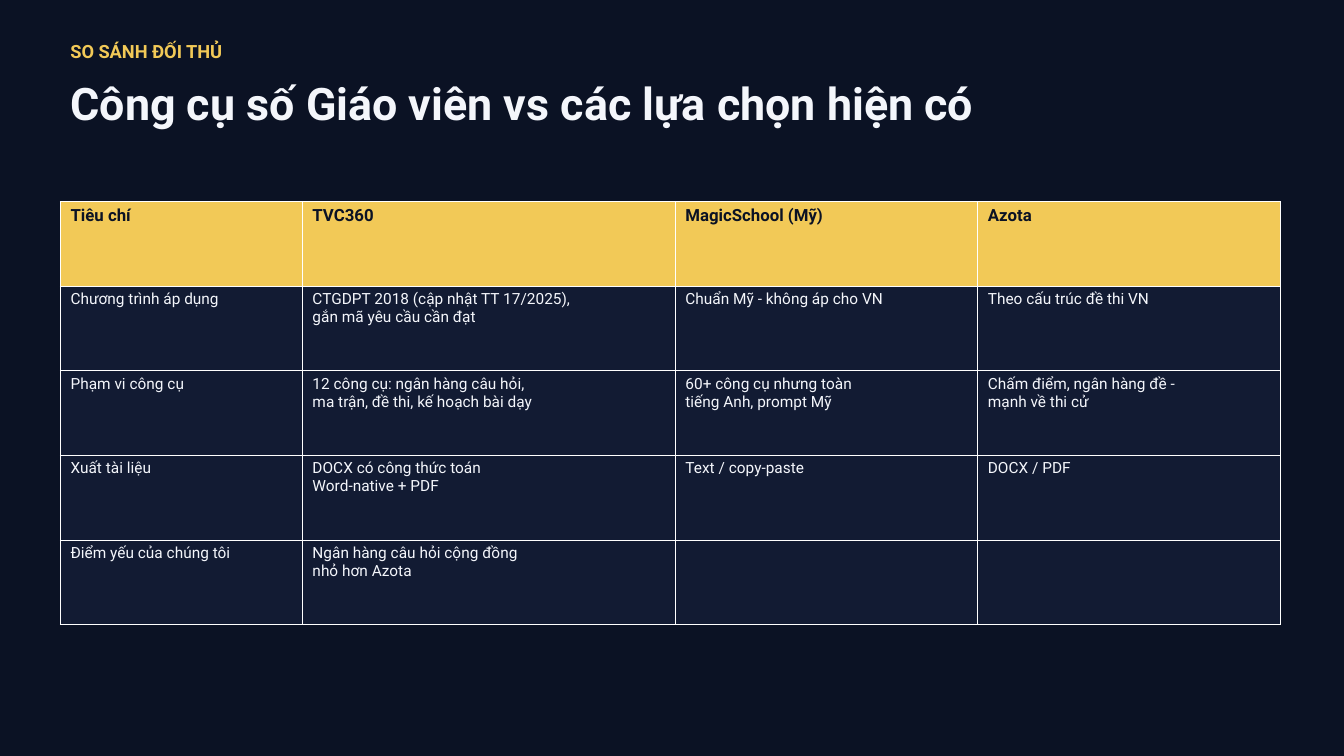
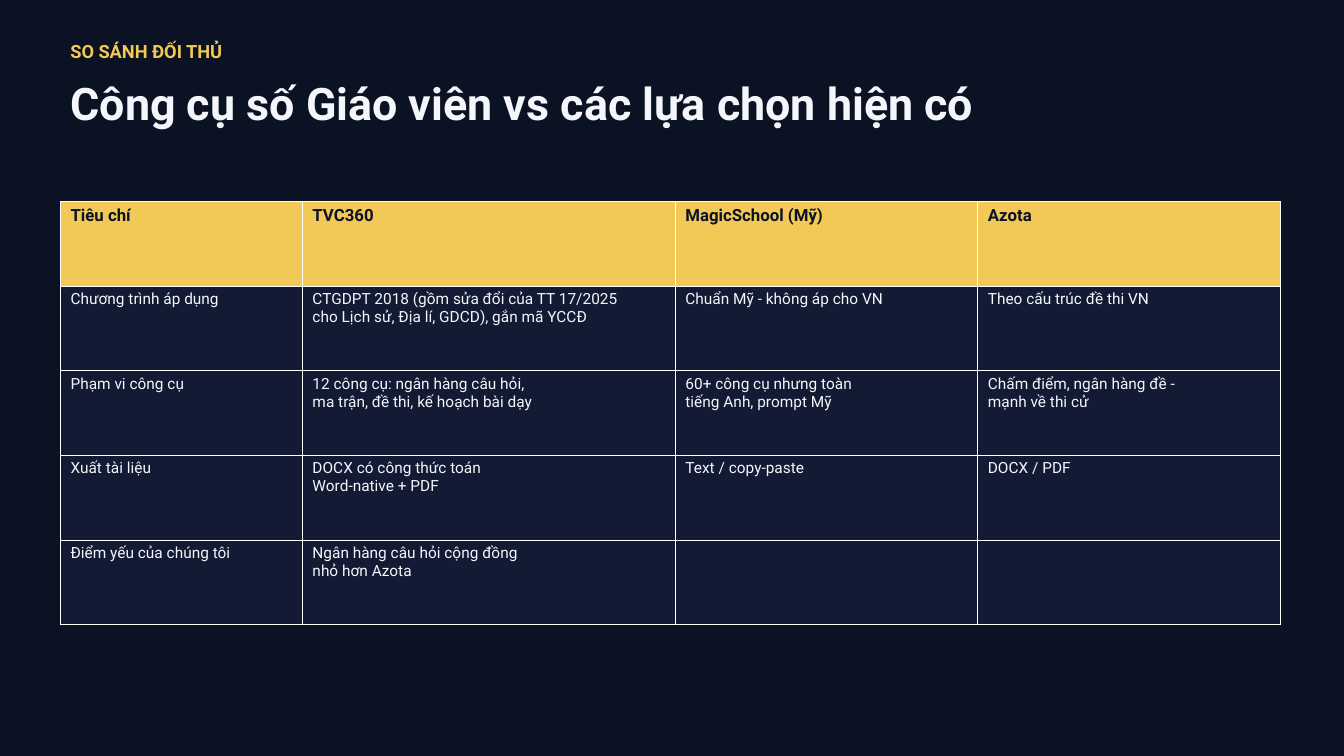
Before and after one commit to saintzzz/student-self-practice-web, a slide deck: slide 5 of docs/proposal-vieschool-khach-hang.pptx. Drawn at 1344x756 pixels with LibreOffice and Linux fonts; fonts in the diff are those of the drawing. Boxes give left, top, right and bottom in pixels: in the first picture for what was removed or moved away, otherwise in the second. Text is boxed around its words. In the diff, an @@ line names an element or a change of style, - is before the commit and + after.

```diff
--- a/docs/proposal-vieschool-khach-hang.pptx
+++ b/docs/proposal-vieschool-khach-hang.pptx
@@ table at <box>60,202,1280,625</box> @@
-row 2, column 2: CTGDPT 2018 (cập nhật TT 17/2025), / gắn mã yêu cầu cần đạt
+row 2, column 2: CTGDPT 2018 (gồm sửa đổi của TT 17/2025 / cho Lịch sử, Địa lí, GDCD), gắn mã YCCĐ
```
Also in this commit, not shown: 1 other slide changed, 11 other files.
